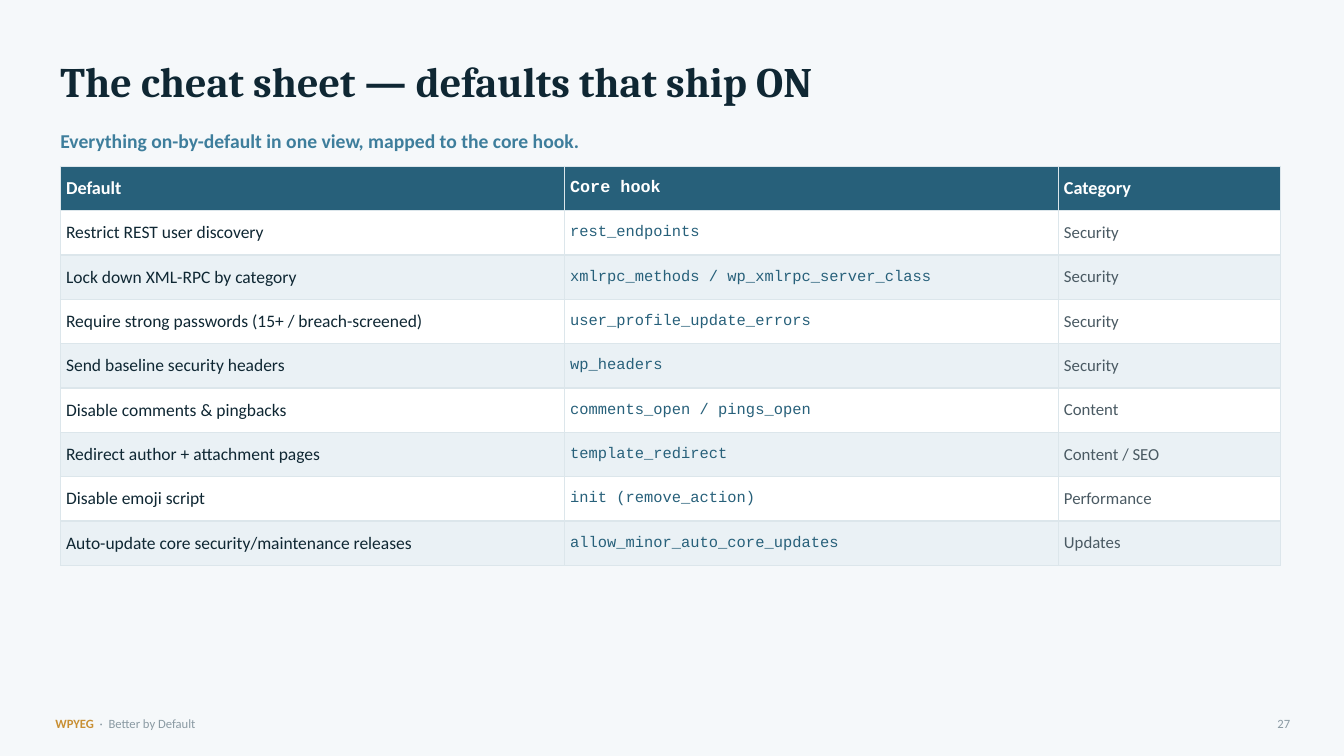
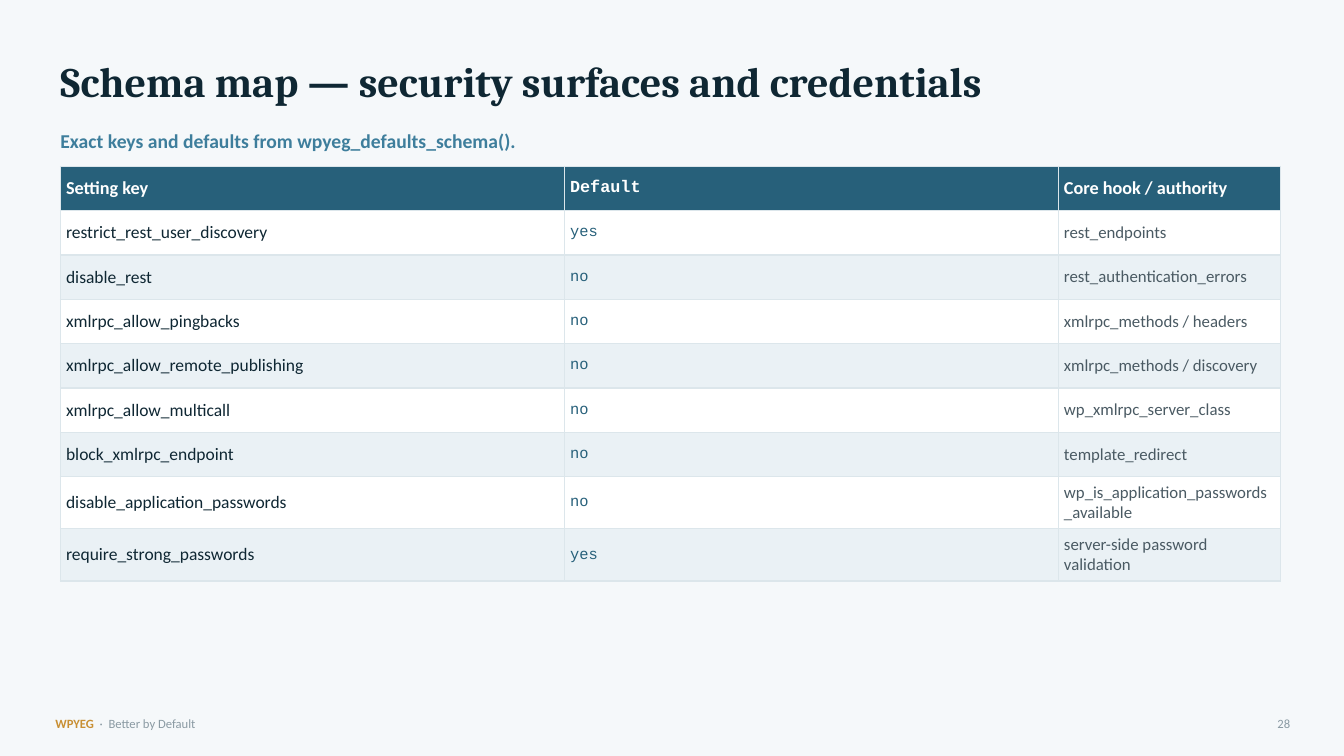
Before and after one commit to WPYEG/Better-by-Default, a slide deck: slide 28 of workshop/Better-by-Default.pptx (slide 27 before the commit). Drawn at 1344x756 pixels with LibreOffice and Linux fonts; fonts in the diff are those of the drawing. Boxes give left, top, right and bottom in pixels: in the first picture for what was removed or moved away, otherwise in the second. Text is boxed around its words. In the diff, an @@ line names an element or a change of style, - is before the commit and + after.

```diff
--- a/workshop/Better-by-Default.pptx
+++ b/workshop/Better-by-Default.pptx
@@ text at (x1=60, y1=67, x2=982, y2=107): text changed @@
-The cheat sheet — defaults that ship ON
+Schema map — security surfaces and credentials
@@ text at (x1=60, y1=133, x2=515, y2=152): text changed @@
-Everything on-by-default in one view, mapped to the core hook.
+Exact keys and defaults from wpyeg_defaults_schema().
@@ table at (x1=60, y1=166, x2=1280, y2=574) @@
-row 1: Default | Core hook | Category
+row 1: Setting key | Default | Core hook / authority
-row 2: Restrict REST user discovery | rest_endpoints | Security
+row 2: restrict_rest_user_discovery | yes | rest_endpoints
-row 3: Lock down XML-RPC by category | xmlrpc_methods / wp_xmlrpc_server_class | Security
+row 3: disable_rest | no | rest_authentication_errors
-row 4: Require strong passwords (15+ / breach-screened) | user_profile_update_errors | Security
+row 4: xmlrpc_allow_pingbacks | no | xmlrpc_methods / headers
-row 5: Send baseline security headers | wp_headers | Security
+row 5: xmlrpc_allow_remote_publishing | no | xmlrpc_methods / discovery
-row 6: Disable comments & pingbacks | comments_open / pings_open | Content
+row 6: xmlrpc_allow_multicall | no | wp_xmlrpc_server_class
-row 7: Redirect author + attachment pages | template_redirect | Content / SEO
+row 7: block_xmlrpc_endpoint | no | template_redirect
-row 8: Disable emoji script | init (remove_action) | Performance
+row 8: disable_application_passwords | no | wp_is_application_passwords_available
-row 9: Auto-update core security/maintenance releases | allow_minor_auto_core_updates | Updates
+row 9: require_strong_passwords | yes | server-side password validation
@@ text at (x1=1277, y1=719, x2=1290, y2=728): text changed @@
-27
+28
```
Also in this commit, not shown: 16 other slides changed, 4 slides added, 11 other files.
